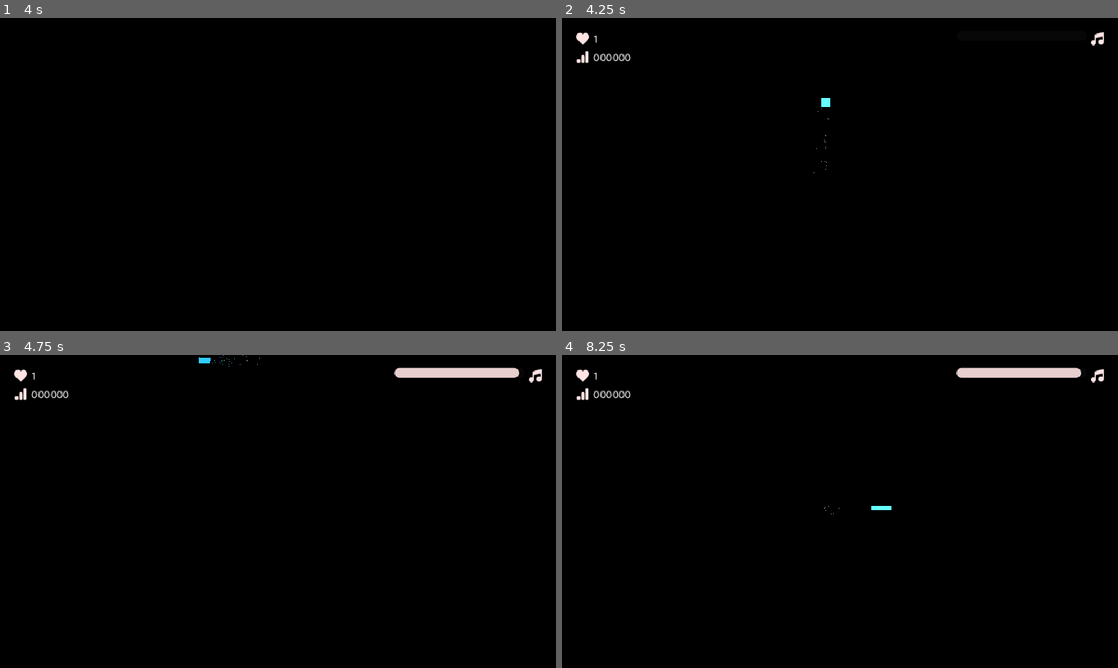
Above: before the commit, frames 1-4 (two rows, left to right).
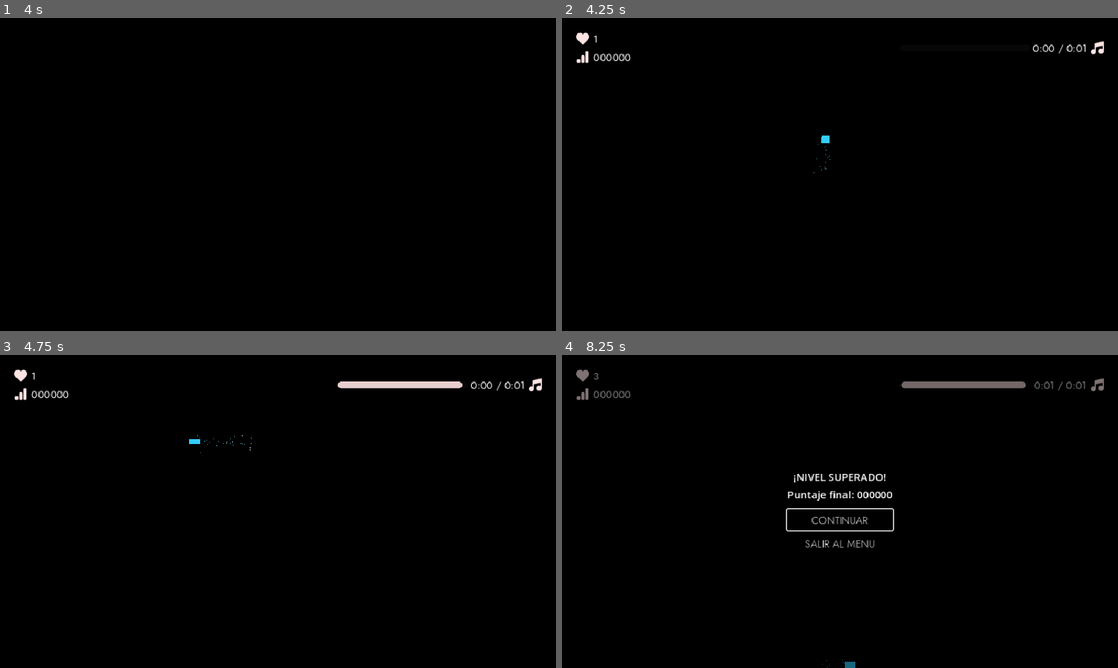
Above: after the commit, the same moments.

Repository: UnCompa/dodge-the-beat
Game: Godot game, scene res://escenas/menu_principal/menu_principal.tscn
The game is run twice, just before and just after one commit, with the same random seed, the same clock (stepped at 60 frames per second) and the same inputs. Sound files missing from this copy of the repository are replaced by a short silence.
Inputs (mouse positions are in pixels of both pictures, inside the frame that each line leads up to):
- Up to frame 1 (4 s): click "Jugar" at 0.5 s; tap Enter (ui_accept) at 1.25, 1.52, 1.55, 1.82, 2, 2.1, 2.27, 2.57, 2.75, 3.05, 3.5, 3.77 s; move the mouse to (400, 158) at 1.27 s; hold Right (ui_right) 1.28-2.03 s; tap Space (dash, bound only after the commit) at 1.35, 2.3, 2.85, 3.6 s; click (400, 158) at 1.42 s; move the mouse to (166, 190) at 2.02 s; hold Down (ui_down) 2.03-2.78 s; move the mouse to (333, 105) at 2.77 s; hold Right (ui_right) 2.78-3.53 s; move the mouse to (250, 237) at 3.52 s; hold Up (ui_up) from 3.53 s (still down); click (250, 237) at 3.67 s
- Up to frame 2 (4.25 s): keep holding Up (ui_up); tap Enter (ui_accept) at 4.07 s
- Up to frame 3 (4.75 s): move the mouse to (444, 558) at 4.27 s; release Up (ui_up) at 4.28 s; hold Left (ui_left) from 4.28 s (still down); tap Enter (ui_accept) at 4.35, 4.52 s
- Up to frame 4 (8.25 s): tap Enter (ui_accept) at 4.82, 5.27, 5.57, 6.8, 8.1 s; move the mouse to (673, 464) at 5.02 s; tap Space (dash, bound only after the commit) at 5.1, 6.6 s; release Left (ui_left) at 5.75 s; click "CONTINUAR" at 5.75 s; move the mouse to (867, 511) at 6.52 s; hold Down (ui_down) 6.53-7.25 s; click (867, 511) at 6.67 s; click "CONTINUAR" at 7.25 s; move the mouse to (756, 433) at 8.02 s; hold Right (ui_right) from 8.03 s (still down)

Frame 1 is identical in both runs. In frame 2, 0.3% of the frame differs, in the area x 45-98%, y 4-50%; in frame 3, 1.5%; in frame 4, 2.7%, in the area x 2-98%, y 4-100%.

Commit message:
feat: adding best UI and changed spawner system

Diff:
--- a/escenas/hud/complete_level_panel.gd
+++ b/escenas/hud/complete_level_panel.gd
@@ -27,7 +27,6 @@
 	# ¡IMPORTANTE! Resetear el tiempo antes de recargar
 	Engine.time_scale = 1.0
 	LevelManager.load_next_level()
-	get_tree().reload_current_scene()
 
 func _on_menu_pressed():
 	Engine.time_scale = 1.0
--- a/escenas/hud/hud.gd
+++ b/escenas/hud/hud.gd
@@ -5,6 +5,7 @@
 @onready var score_label = $CanvasLayer/MarginContainer/HBox/LeftVBox/ScoreHB/ScoreLabel
 @onready var progress_bar = $CanvasLayer/MarginContainer/HBox/RightHB/ProgressBar
 @onready var song_icon = $CanvasLayer/MarginContainer/HBox/RightHB/SongIcon
+@onready var time_label = $CanvasLayer/MarginContainer/HBox/RightHB/TimeLabel
 
 @export_group("Configuración Música")
 @export var music_player: AudioStreamPlayer2D
@@ -22,11 +23,21 @@
 	# Configurar la barra de progreso
 	if music_player and music_player.stream:
 		progress_bar.max_value = music_player.stream.get_length()
+		# Mostrar duración total desde el inicio
+		var total := music_player.stream.get_length()
+		time_label.text = "0:00 / " + _format_time(total)
 
 func _process(_delta: float) -> void:
-	# Actualizar la barra en tiempo real
 	if music_player and music_player.playing:
-		progress_bar.value = music_player.get_playback_position()
+		var current := music_player.get_playback_position()
+		var total := music_player.stream.get_length()
+		progress_bar.value = current
+		time_label.text = _format_time(current) + " / " + _format_time(total)
+
+func _format_time(seconds: float) -> String:
+	var m := int(seconds) / 60
+	var s := int(seconds) % 60
+	return "%d:%02d" % [m, s]
 
 # --- SEÑALES ---
 
--- a/escenas/hud/hud.tscn
+++ b/escenas/hud/hud.tscn
@@ -86,17 +86,25 @@
 
 [node name="RightHB" type="HBoxContainer" parent="CanvasLayer/MarginContainer/HBox" unique_id=1949283269]
 layout_mode = 2
-size_flags_horizontal = 8
+size_flags_vertical = 4
 alignment = 1
 
 [node name="ProgressBar" type="ProgressBar" parent="CanvasLayer/MarginContainer/HBox/RightHB" unique_id=1110169602]
-custom_minimum_size = Vector2(200, 15)
+custom_minimum_size = Vector2(200, 10)
+layout_direction = 4
 layout_mode = 2
+size_flags_vertical = 4
 theme_override_styles/background = SubResource("StyleBoxFlat_nhg18")
 theme_override_styles/fill = SubResource("StyleBoxFlat_ejts4")
 rounded = true
 show_percentage = false
 
+[node name="TimeLabel" type="Label" parent="CanvasLayer/MarginContainer/HBox/RightHB" unique_id=274148353]
+layout_mode = 2
+theme_override_fonts/font = ExtResource("3_e3ia6")
+text = "0:00"
+horizontal_alignment = 1
+
 [node name="SongIcon" type="TextureRect" parent="CanvasLayer/MarginContainer/HBox/RightHB" unique_id=1027338188]
 layout_mode = 2
 texture = ExtResource("5_nhg18")
--- a/escenas/levels/level02/level02.tscn
+++ b/escenas/levels/level02/level02.tscn
@@ -1,5 +1,6 @@
 [gd_scene format=3 uid="uid://dntdsjodbp4oc"]
 
+[ext_resource type="Script" uid="uid://bcgo2wadynal0" path="res://escenas/levels/level02/level_02.gd" id="1_7nbg6"]
 [ext_resource type="Script" uid="uid://d3ma2qksq6rpw" path="res://scripts/camera_manager.gd" id="1_f6uii"]
 [ext_resource type="PackedScene" uid="uid://cx3n2f5llbyy8" path="res://escenas/player/player.tscn" id="2_7nbg6"]
 [ext_resource type="PackedScene" uid="uid://dqxg0m6u758t3" path="res://escenas/spawner/spawner.tscn" id="3_fw471"]
@@ -9,6 +10,7 @@
 [ext_resource type="PackedScene" uid="uid://df01le8v3ygpi" path="res://escenas/hud/complete_level_panel.tscn" id="7_05vnx"]
 
 [node name="EscenaPrincipal" type="Node2D" unique_id=1234830979]
+script = ExtResource("1_7nbg6")
 
 [node name="Camera2D" type="Camera2D" parent="." unique_id=1639451654]
 limit_smoothed = true
@@ -20,18 +22,19 @@
 [node name="Spawner" parent="." unique_id=679960899 node_paths=PackedStringArray("camera", "music") instance=ExtResource("3_fw471")]
 position = Vector2(0, -255)
 camera = NodePath("../Camera2D")
-random_sides = false
 side_override = 2
-base_speed = 100.0
-speed_variation = 0.2
-max_speed_multiplier = 1.0
-acceleration_difficulty_threshold = 1
+base_speed = 250.0
+speed_variation = 10.0
+max_speed_multiplier = 1.25
+difficulty_interval = 30.0
+max_obstacles_per_beat = 1
 music = NodePath("../AudioStreamPlayer2D")
-energy_threshold = 0.1
-min_time_between_beats = 0.1
-freq_range_low = 10.0
-freq_range_high = 50.0
+energy_threshold = 3.0
+min_time_between_beats = 0.5
+freq_range_high = 300.0
 sensitivity = 100.0
+color_mode = 1
+spawner_color = Color(0.96, 0.028799972, 0.85135984, 1)
 
 [node name="AudioStreamPlayer2D" type="AudioStreamPlayer2D" parent="." unique_id=1303062566]
 stream = ExtResource("4_f6uii")
--- /dev/null
+++ b/escenas/levels/level02/level_02.gd
@@ -0,0 +1,10 @@
+extends Node2D
+
+## Cantidad de vidas para este nivel específico.
+## Sobreescribe el max_lives del GameManager al cargar el nivel.
+@export var lives_for_this_level: int = 3
+
+func _ready() -> void:
+	# Le decimos al GameManager cuántas vidas tiene este nivel ANTES de reset_game()
+	GameManager.max_lives = lives_for_this_level
+	GameManager.reset_game()
--- a/escenas/obstaculo/obstaculo.gd
+++ b/escenas/obstaculo/obstaculo.gd
@@ -33,8 +33,8 @@
 	set_physics_process(false)
 
 	create_sprite_obstacle()
+	apply_variations()
 	create_trail_particles()
-	apply_variations()
 	setup_notifier()
 
 # El spawner llama init() DESPUÉS de asignar direction, speed, etc.
@@ -113,6 +113,9 @@
 	collision_shape.rotation_degrees = sprite.rotation_degrees
 	if use_random_color:
 		sprite.modulate = Color.from_hsv(randf(), 0.8, 1.0, 1.0)
+		trail_color_base = sprite.modulate
+	else:
+		sprite.modulate = trail_color_base
 
 func create_sprite_obstacle() -> void:
 	sprite = Sprite2D.new()
--- a/escenas/obstaculo/proyectil.tscn
+++ b/escenas/obstaculo/proyectil.tscn
@@ -1,7 +1,7 @@
 [gd_scene format=3 uid="uid://chldh2uudkk1q"]
 
 [ext_resource type="Script" uid="uid://b6tafjnq16mje" path="res://escenas/obstaculo/obstaculo.gd" id="1_ewgrk"]
-[ext_resource type="Texture2D" uid="uid://6k8ipya0err5" path="res://sprites/circle_16x16.svg" id="2_8v263"]
+[ext_resource type="Texture2D" uid="uid://rbhtqpjr432b" path="res://sprites/circle_32x32.svg" id="2_8v263"]
 
 [node name="Area2D" type="Area2D" unique_id=820984568]
 script = ExtResource("1_ewgrk")
@@ -9,5 +9,6 @@
 rotation_variation = 30.0
 sprite_texture = ExtResource("2_8v263")
 use_random_color = false
+trail_color_base = Color(0.3417821, 0.40932363, 1, 1)
 
 [connection signal="body_entered" from="." to="." method="_on_body_entered"]
--- a/escenas/player/character_body_2d.gd
+++ b/escenas/player/character_body_2d.gd
@@ -122,12 +122,12 @@
 	if is_invulnerable:
 		update_invulnerability(delta)
 
-	var input_dir = Input.get_vector("ui_left", "ui_right", "ui_up", "ui_down")
+	var input_dir = Input.get_vector("move_left", "move_right", "move_up", "move_down")
 
 	if cooldown_timer > 0:
 		cooldown_timer -= delta
 
-	if Input.is_action_just_pressed("ui_accept") and cooldown_timer <= 0:
+	if Input.is_action_just_pressed("dash") and cooldown_timer <= 0:
 		start_dash(input_dir)
 
 	if is_dashing:
--- a/project.godot
+++ b/project.godot
@@ -34,6 +34,43 @@
 
 version_control/autoload_on_startup=true
 
+[input]
+
+move_up={
+"deadzone": 0.2,
+"events": [Object(InputEventKey,"resource_local_to_scene":false,"resource_name":"","device":-1,"window_id":0,"alt_pressed":false,"shift_pressed":false,"ctrl_pressed":false,"meta_pressed":false,"pressed":false,"keycode":0,"physical_keycode":4194320,"key_label":0,"unicode":0,"location":0,"echo":false,"script":null)
+, Object(InputEventJoypadMotion,"resource_local_to_scene":false,"resource_name":"","device":-1,"axis":1,"axis_value":-1.0,"script":null)
+, Object(InputEventJoypadButton,"resource_local_to_scene":false,"resource_name":"","device":-1,"button_index":11,"pressure":0.0,"pressed":true,"script":null)
+]
+}
+move_down={
+"deadzone": 0.2,
+"events": [Object(InputEventKey,"resource_local_to_scene":false,"resource_name":"","device":-1,"window_id":0,"alt_pressed":false,"shift_pressed":false,"ctrl_pressed":false,"meta_pressed":false,"pressed":false,"keycode":0,"physical_keycode":4194322,"key_label":0,"unicode":0,"location":0,"echo":false,"script":null)
+, Object(InputEventJoypadMotion,"resource_local_to_scene":false,"resource_name":"","device":-1,"axis":1,"axis_value":1.0,"script":null)
+, Object(InputEventJoypadButton,"resource_local_to_scene":false,"resource_name":"","device":-1,"button_index":12,"pressure":0.0,"pressed":true,"script":null)
+]
+}
+move_left={
+"deadzone": 0.2,
+"events": [Object(InputEventJoypadButton,"resource_local_to_scene":false,"resource_name":"","device":-1,"button_index":13,"pressure":0.0,"pressed":true,"script":null)
+, Object(InputEventJoypadMotion,"resource_local_to_scene":false,"resource_name":"","device":-1,"axis":0,"axis_value":-1.0,"script":null)
+, Object(InputEventKey,"resource_local_to_scene":false,"resource_name":"","device":-1,"window_id":0,"alt_pressed":false,"shift_pressed":false,"ctrl_pressed":false,"meta_pressed":false,"pressed":false,"keycode":0,"physical_keycode":4194319,"key_label":0,"unicode":0,"location":0,"echo":false,"script":null)
+]
+}
+move_right={
+"deadzone": 0.2,
+"events": [Object(InputEventKey,"resource_local_to_scene":false,"resource_name":"","device":-1,"window_id":0,"alt_pressed":false,"shift_pressed":false,"ctrl_pressed":false,"meta_pressed":false,"pressed":false,"keycode":0,"physical_keycode":4194321,"key_label":0,"unicode":0,"location":0,"echo":false,"script":null)
+, Object(InputEventJoypadMotion,"resource_local_to_scene":false,"resource_name":"","device":-1,"axis":0,"axis_value":1.0,"script":null)
+, Object(InputEventJoypadButton,"resource_local_to_scene":false,"resource_name":"","device":-1,"button_index":14,"pressure":0.0,"pressed":true,"script":null)
+]
+}
+dash={
+"deadzone": 0.2,
+"events": [Object(InputEventKey,"resource_local_to_scene":false,"resource_name":"","device":-1,"window_id":0,"alt_pressed":false,"shift_pressed":false,"ctrl_pressed":false,"meta_pressed":false,"pressed":false,"keycode":0,"physical_keycode":32,"key_label":0,"unicode":32,"location":0,"echo":false,"script":null)
+, Object(InputEventJoypadButton,"resource_local_to_scene":false,"resource_name":"","device":-1,"button_index":0,"pressure":0.0,"pressed":true,"script":null)
+]
+}
+
 [physics]
 
 3d/physics_engine="Jolt Physics"
--- a/scripts/levels_manager.gd
+++ b/scripts/levels_manager.gd
@@ -14,7 +14,7 @@
 	{
 		"title": "Nivel 2",
 		"subtitle": "El Bosque",
-		"scene": "res://scenes/levels/level02/level02.tscn",
+		"scene": "res://escenas/levels/level02/level02.tscn",
 		"state": "locked",
 		"neon_color": Color(0.4, 1.0, 0.0),   # Verde
 	},
@@ -95,7 +95,9 @@
 	get_tree().change_scene_to_file(scene_path)
 
 func load_next_level():
-	load_level(current_level_index + 1)
+	var next_level = current_level_index + 1
+	print('Loading next level..' + str(next_level))
+	load_level(next_level)
 
 func load_current_level():
 	load_level(current_level_index)
--- a/scripts/spawner.gd
+++ b/scripts/spawner.gd
@@ -5,42 +5,147 @@
 enum SpawnSide { TOP, BOTTOM, LEFT, RIGHT }
 
 const DIFFICULTY_PATTERNS: Array = [
-	[[SpawnSide.TOP]],
-	[[SpawnSide.TOP], [SpawnSide.BOTTOM]],
-	[[SpawnSide.TOP], [SpawnSide.BOTTOM], [SpawnSide.LEFT], [SpawnSide.RIGHT]],
-	[[SpawnSide.TOP, SpawnSide.BOTTOM], [SpawnSide.LEFT, SpawnSide.RIGHT]],
-	[[SpawnSide.TOP, SpawnSide.LEFT], [SpawnSide.BOTTOM, SpawnSide.RIGHT]],
-	[[SpawnSide.TOP, SpawnSide.BOTTOM, SpawnSide.LEFT, SpawnSide.RIGHT]],
+	# Dificultad 1 — Un solo lado (los 4 posibles)
+	[
+		[SpawnSide.TOP],
+		[SpawnSide.BOTTOM],
+		[SpawnSide.LEFT],
+		[SpawnSide.RIGHT],
+	],
+	# Dificultad 2 — Dos lados (todas las combinaciones posibles: 6 pares)
+	[
+		[SpawnSide.TOP,    SpawnSide.BOTTOM],
+		[SpawnSide.LEFT,   SpawnSide.RIGHT],
+		[SpawnSide.TOP,    SpawnSide.LEFT],
+		[SpawnSide.TOP,    SpawnSide.RIGHT],
+		[SpawnSide.BOTTOM, SpawnSide.LEFT],
+		[SpawnSide.BOTTOM, SpawnSide.RIGHT],
+	],
+	# Dificultad 3 — Tres lados (todas las combinaciones posibles: 4 tríos)
+	[
+		[SpawnSide.TOP,    SpawnSide.BOTTOM, SpawnSide.LEFT],
+		[SpawnSide.TOP,    SpawnSide.BOTTOM, SpawnSide.RIGHT],
+		[SpawnSide.TOP,    SpawnSide.LEFT,   SpawnSide.RIGHT],
+		[SpawnSide.BOTTOM, SpawnSide.LEFT,   SpawnSide.RIGHT],
+	],
+	# Dificultad 4 — Los cuatro lados a la vez
+	[
+		[SpawnSide.TOP, SpawnSide.BOTTOM, SpawnSide.LEFT, SpawnSide.RIGHT],
+	],
 ]
 
 @export_group("Spawner Settings")
+## La escena del proyectil/obstáculo que se instanciará en cada beat.
+## Debe tener un script con los métodos init() y _on_beat_detected() en su nodo raíz.
 @export var obstacle_scene: PackedScene
+
+## Referencia a la cámara del nivel. Se usa para calcular los límites del mundo
+## y saber desde dónde spawnear los obstáculos correctamente.
+## Si se deja vacío, se usa el tamaño del viewport como fallback.
 @export var camera: Camera2D
+
+## Si está ACTIVADO: los obstáculos aparecen desde múltiples lados según la dificultad,
+## empezando desde side_override en dificultad 0 y abriendo más lados progresivamente.
+## Si está DESACTIVADO: los obstáculos SIEMPRE spawnean solo desde el lado definido en side_override.
 @export var random_sides: bool = true
+
+## El lado desde el que spawnean los obstáculos cuando random_sides está desactivado.
+## También define el lado inicial cuando random_sides está activado (dificultad 0).
+## TOP = arriba, BOTTOM = abajo, LEFT = izquierda, RIGHT = derecha.
 @export var side_override: SpawnSide = SpawnSide.TOP
+
+## Distancia en píxeles fuera del borde de la pantalla donde aparecen los obstáculos.
+## Un valor mayor da más "tiempo de reacción" al jugador antes de que el proyectil entre en pantalla.
+## Recomendado: entre 50 y 150 px según el tamaño y velocidad de tus obstáculos.
 @export var margin: float = 80.0
 
+
 @export_group("Dificultad")
+
+## Velocidad base en píxeles/segundo de los obstáculos al inicio de la canción.
+## Esta es la velocidad mínima de referencia; se multiplica por speed_mult a lo largo de la canción.
+## Ajusta según el tamaño de tu nivel: niveles más grandes necesitan valores más altos.
 @export var base_speed: float = 200.0
+
+## Variación aleatoria de velocidad aplicada a cada obstáculo individualmente (± este valor).
+## Hace que los proyectiles no lleguen todos al mismo tiempo, añadiendo impredecibilidad.
+## Un valor de 0 hace que todos vayan exactamente a la misma velocidad.
 @export var speed_variation: float = 50.0
+
+## Multiplicador máximo de velocidad que se alcanzará al final de la canción.
+## La velocidad crece linealmente desde 1.0x al inicio hasta este valor al final.
+## Ejemplo: 2.5 significa que al final los obstáculos van al 250% de base_speed.
 @export var max_speed_multiplier: float = 2.5
-@export var difficulty_cap: int = 5
+
+## Nivel de dificultad máximo que puede alcanzar el juego.
+## Debe coincidir con el número de entradas en DIFFICULTY_PATTERNS (actualmente 5).
+## Subir este valor sin agregar patrones equivalentes puede causar errores de índice.
+@export var difficulty_cap: int = 4
+
+## Cada cuántos segundos de canción sube un nivel de dificultad.
+## Ejemplo: 60.0 significa que la dificultad sube cada minuto.
+## Para canciones cortas (~1 min) usa valores de 20-30. Para canciones largas (~3 min) usa 60-90.
 @export var difficulty_interval: float = 60.0
+
+## Cantidad máxima de obstáculos que pueden spawnear por lado en un solo beat.
+## Actúa como techo duro: aunque la magnitud o dificultad sean muy altas, nunca se superará este número.
+## Recomendado: entre 4 y 8 según qué tan caótico quieres que sea el juego en su pico.
 @export var max_obstacles_per_beat: int = 6
+
+## A partir de qué nivel de dificultad los obstáculos empiezan a acelerar con cada beat detectado.
+## Si el obstáculo tiene un efecto de aceleración en su script, se activará desde este nivel.
+## Ejemplo: 3 significa que en dificultad 0, 1 y 2 los obstáculos van a velocidad constante.
 @export var acceleration_difficulty_threshold: int = 3
 
+
 @export_group("Análisis de Ritmo")
+
+## El AudioStreamPlayer2D que reproduce la música del nivel.
+## Es OBLIGATORIO: el spawner analiza el espectro de frecuencias de este player para detectar beats.
+## Asegúrate de que su bus de audio tenga un efecto AudioEffectSpectrumAnalyzer asignado.
 @export var music: AudioStreamPlayer2D
+
+## Magnitud mínima que debe alcanzar el espectro de frecuencias para considerarse un beat válido.
+## Valores más altos = solo los golpes fuertes generan obstáculos (más selectivo).
+## Valores más bajos = casi cualquier sonido genera obstáculos (más caótico).
+## Ajusta junto con sensitivity: si ves demasiados spawns, sube este valor.
 @export var energy_threshold: float = 0.5
+
+## Tiempo mínimo en segundos entre dos beats consecutivos.
+## Evita que un beat muy largo genere una avalancha de obstáculos.
+## Para canciones rápidas (140+ BPM) baja a ~0.15. Para canciones lentas sube a ~0.35.
 @export var min_time_between_beats: float = 0.2
+
+## Frecuencia mínima del rango que se analiza para detectar beats (en Hz).
+## El rango 20-150 Hz captura graves y bombos (kick drum), ideal para música electrónica.
+## Para música más melódica o aguda, prueba rangos como 200-800 Hz.
 @export var freq_range_low: float = 20.0
+
+## Frecuencia máxima del rango que se analiza para detectar beats (en Hz).
+## Junto con freq_range_low define qué parte del espectro "escucha" el spawner.
+## Subir este valor captura más medios/agudos además de los graves.
 @export var freq_range_high: float = 150.0
+
+## Amplificador de la magnitud cruda del espectro antes de compararla con energy_threshold.
+## Es el control más importante para calibrar el spawner a cada canción.
+## Si la canción no genera casi obstáculos: sube sensitivity. Si genera demasiados: bájala.
+## Rango típico: entre 20 y 100 dependiendo del volumen y compresión de la pista.
 @export var sensitivity: float = 50.0
+
+@export_group("Color de Obstáculos")
+@export var color_mode: int = 0
+## 0 = cada obstáculo elige color aleatorio
+## 1 = todos usan el mismo color fijo (spawner_color)
+## 2 = todos usan el mismo color pero se renueva al cambiar de dificultad
+@export var spawner_color: Color = Color(0.244, 0.61, 0.757, 1.0)
+
+var active_color: Color = Color.TRANSPARENT
 
 var spectrum_analyzer: AudioEffectSpectrumAnalyzerInstance
 var last_beat_time: float = 0.0
 var difficulty_level: int = 0
 var song_time: float = 0.0
+var current_pattern: Array = []
 
 # ─────────────────────────────────────────
 
@@ -60,6 +165,7 @@
 	print("Iniciando canción: ", music.stream.resource_path)
 
 	music.finished.connect(_on_music_finished)
+	_refresh_color()
 
 
 func _on_music_finished():
@@ -80,7 +186,26 @@
 
 	var current_interval = floor(song_time / difficulty_interval)
 	if current_interval > difficulty_level and difficulty_level < difficulty_cap:
-		difficulty_level = int(current_interval)
+				difficulty_level = int(current_interval)
+
+				# ── LOG DE CAMBIO DE DIFICULTAD ──
+				var sides_desc: String
+				match difficulty_level:
+					0: sides_desc = "1 lado fijo (side_override)"
+					1: sides_desc = "1 lado aleatorio"
+					2: sides_desc = "2 lados aleatorios"
+					3: sides_desc = "3 lados aleatorios"
+					4: sides_desc = "4 lados (todos)"
+					_: sides_desc = "desconocido"
+
+				var time_str = "%d:%02d" % [int(song_time) / 60, int(song_time) % 60]
+				print("━━━━━━━━━━━━━━━━━━━━━━━━━━━━━━━━━━━━")
+				print("🎯 DIFICULTAD %d  |  ⏱ %s" % [difficulty_level, time_str])
+				print("   Patrón: %s" % sides_desc)
+				print("   Velocidad base actual: x%.2f" % (pow(1.15, float(difficulty_level))))
+				print("   Aceleración activa: %s" % ("SÍ" if difficulty_level >= acceleration_difficulty_threshold else "NO"))
+				print("━━━━━━━━━━━━━━━━━━━━━━━━━━━━━━━━━━━━")
+				_select_new_pattern()
 
 	if spectrum_analyzer == null: return
 
@@ -124,37 +249,50 @@
 
 	var bounds: Rect2 = _get_bounds()
 
-	# 1. DETERMINAR LA INTENSIDAD BASADA EN EL RITMO
-	# Mapeamos la magnitud (0.1 a 1.2) a un multiplicador de cantidad (0 a 1)
-	# Si la música es suave, el ratio es 0. Si es fuerte, es 1.
 	var intensity_ratio = remap(magnitude, energy_threshold, 5.0, 0.0, 1.0)
 	intensity_ratio = clamp(intensity_ratio, 0.0, 1.0)
 
-	# 2. SELECCIÓN DE PATRÓN SEGÚN DIFICULTAD
-	var pattern_pool: Array = DIFFICULTY_PATTERNS[clamp(difficulty_level, 0, DIFFICULTY_PATTERNS.size() - 1)]
-	var chosen_pattern: Array = pattern_pool[randi() % pattern_pool.size()]
-
-	# 3. CÁLCULO DINÁMICO DE CANTIDAD
-	# Cantidad base según dificultad + bono por intensidad rítmica
-	var base_count = 1 + int(difficulty_level * 0.5)
-	var intensity_bonus = int(intensity_ratio * (max_obstacles_per_beat - base_count))
-
-	var total_per_side = clamp(base_count + intensity_bonus, 1, max_obstacles_per_beat)
-
-	# 4. CÁLCULO DE VELOCIDAD
+	# ── NUEVO: Selección de patrón respetando random_sides y side_override ──
+	var chosen_pattern: Array = []
+
+	if not random_sides:
+		# Modo fijo: siempre usa side_override, sin importar la dificultad
+		chosen_pattern = [side_override]
+	else:
+		# Modo aleatorio: en dificultad 0, empieza desde side_override si está definido
+		if difficulty_level == 0:
+			chosen_pattern = [side_override]
+		else:
+			# A partir de dificultad 1, usa los patrones progresivos normalmente
+			chosen_pattern = current_pattern
+
+	# ── NUEVO: Cantidad de obstáculos según intensidad real de la magnitud ──
+	# En lugar de usar difficulty_level para base_count, la magnitud manda
+	var base_count: int
+	if magnitude > 5.0:   base_count = 5      # EXTREMO
+	elif magnitude > 3.5: base_count = 4      # ALTO
+	elif magnitude > 2.5: base_count = 3      # MEDIO-ALTO
+	elif magnitude > 1.5: base_count = 2      # MEDIO
+	elif magnitude > 0.8: base_count = 1      # BAJO-MEDIO
+	else:                 base_count = 1      # BAJO — mínimo 1
+
+	# Bono adicional por dificultad (progresivo pero que no aplaste la intensidad)
+	var difficulty_bonus = int(difficulty_level * 0.5)
+	var total_per_side = clamp(base_count + difficulty_bonus, 1, max_obstacles_per_beat)
+
+	# Velocidad (sin cambios)
 	var song_length: float = music.stream.get_length() if music.stream else 180.0
 	var song_progress: float = clamp(song_time / song_length, 0.0, 1.0)
 	var speed_mult: float = lerp(1.0, max_speed_multiplier, song_progress) * pow(1.15, float(difficulty_level))
 
-	# 5. SPAWNEO
 	var should_accelerate: bool = difficulty_level >= acceleration_difficulty_threshold
 
 	for side in chosen_pattern:
 		for i in range(total_per_side):
-			# Añadimos un pequeño delay aleatorio entre proyectiles de la misma ráfaga
-			# para que no salgan todos uno encima de otro
 			_spawn_single(side, bounds, speed_mult, should_accelerate, magnitude)
 
+	# DEBUG — borrarlo una vez confirmado
+	print("   chosen_pattern: ", chosen_pattern, " | dif: ", difficulty_level, " | random_sides: ", random_sides)
 	if GameManager.current_lives != 0:
 		GameManager.add_score(1)
 
@@ -195,6 +333,10 @@
 		obstacle.set("speed", clamp(final_speed, base_speed * 0.5, base_speed * max_speed_multiplier * 2.0))
 		obstacle.set("accelerate", should_accelerate)
 
+		if active_color != Color.TRANSPARENT:
+			obstacle.set("use_random_color", false)
+			obstacle.set("trail_color_base", active_color)
+
 		# 2. Asignamos posición global
 		obstacle.global_position = spawn_pos
 
@@ -212,3 +354,23 @@
 
 func _on_audio_stream_player_2d_finished() -> void:
 	pass # Replace with function body.
+
+func _select_new_pattern() -> void:
+	if not random_sides:
+		current_pattern = [side_override]
+		return
+
+	if difficulty_level == 0:
+		current_pattern = [side_override]
+	else:
+		var pattern_pool: Array = DIFFICULTY_PATTERNS[clamp(difficulty_level - 1, 0, DIFFICULTY_PATTERNS.size() - 1)]
+		current_pattern = pattern_pool[randi() % pattern_pool.size()]
+
+	print("🎲 Nuevo patrón seleccionado: ", current_pattern)
+	_refresh_color()
+
+func _refresh_color() -> void:
+	match color_mode:
+		0: active_color = Color.TRANSPARENT  # aleatorio por obstáculo
+		1: active_color = spawner_color       # fijo siempre
+		2: active_color = Color.from_hsv(randf(), 0.8, 1.0, 1.0)  # aleatorio por dificultad
--- a/sprites/circle_16x16.svg
+++ b/sprites/circle_16x16.svg
@@ -1,3 +1,3 @@
-<svg width="64" height="64" viewBox="0 0 64 64" fill="none" xmlns="http://www.w3.org/2000/svg">
-<circle cx="32" cy="32" r="32" fill="#28A5C8"/>
+<svg width="15" height="16" viewBox="0 0 15 16" fill="none" xmlns="http://www.w3.org/2000/svg">
+<ellipse cx="7.5" cy="8" rx="7.5" ry="8" fill="white"/>
 </svg>
--- /dev/null
+++ b/sprites/circle_32x32.svg
@@ -0,0 +1,3 @@
+<svg width="32" height="32" viewBox="0 0 32 32" fill="none" xmlns="http://www.w3.org/2000/svg">
+<circle cx="16" cy="16" r="16" fill="white"/>
+</svg>
--- /dev/null
+++ b/sprites/circle_64x64.svg
@@ -0,0 +1,3 @@
+<svg width="64" height="64" viewBox="0 0 64 64" fill="none" xmlns="http://www.w3.org/2000/svg">
+<circle cx="32" cy="32" r="32" fill="white"/>
+</svg>
--- /dev/null
+++ b/sprites/circle_8x8.svg
@@ -0,0 +1,3 @@
+<svg width="8" height="8" viewBox="0 0 8 8" fill="none" xmlns="http://www.w3.org/2000/svg">
+<circle cx="4" cy="4" r="4" fill="white"/>
+</svg>
Not shown, added: escenas/levels/level02/level_02.gd.uid
Not shown, added: sprites/circle_32x32.svg.import
Not shown, added: sprites/circle_64x64.svg.import
Not shown, added: sprites/circle_8x8.svg.import
